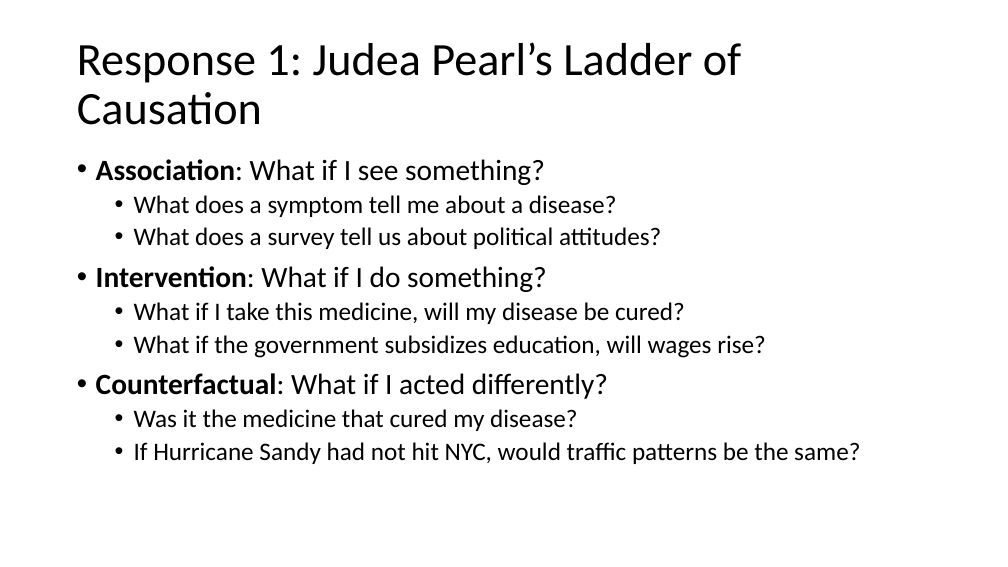
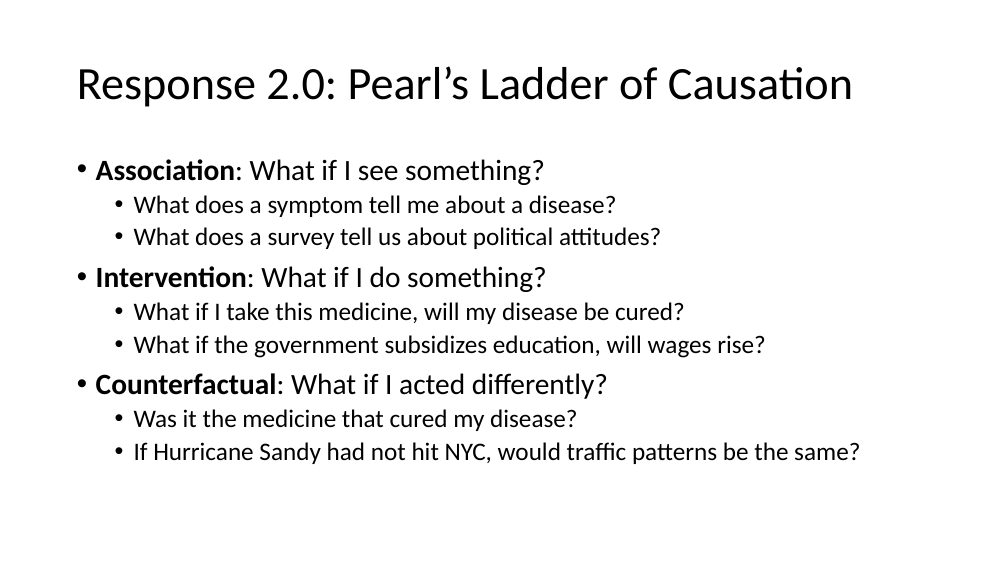
Before and after one commit to thsavage/Public-Presentations, a slide deck: slide 12 of It Ain't AI.pptx. Drawn at 1008x567 pixels with LibreOffice and Linux fonts; fonts in the diff are those of the drawing. Boxes give left, top, right and bottom in pixels: in the first picture for what was removed or moved away, otherwise in the second. Text is boxed around its words. In the diff, an @@ line names an element or a change of style, - is before the commit and + after.

```diff
--- a/It Ain't AI.pptx
+++ b/It Ain't AI.pptx
@@ title at bbox=[77, 66, 853, 107]: text changed @@
-Response 1: Judea Pearl’s Ladder of Causation
+Response 2.0: Pearl’s Ladder of Causation
```
Also in this commit, not shown: 10 other slides changed.
